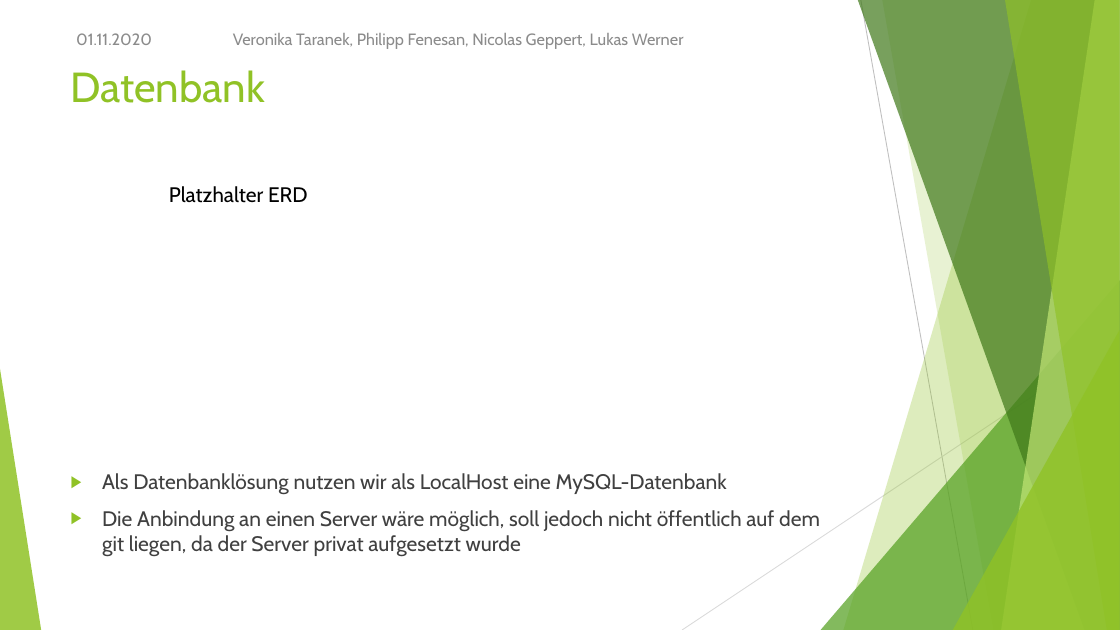
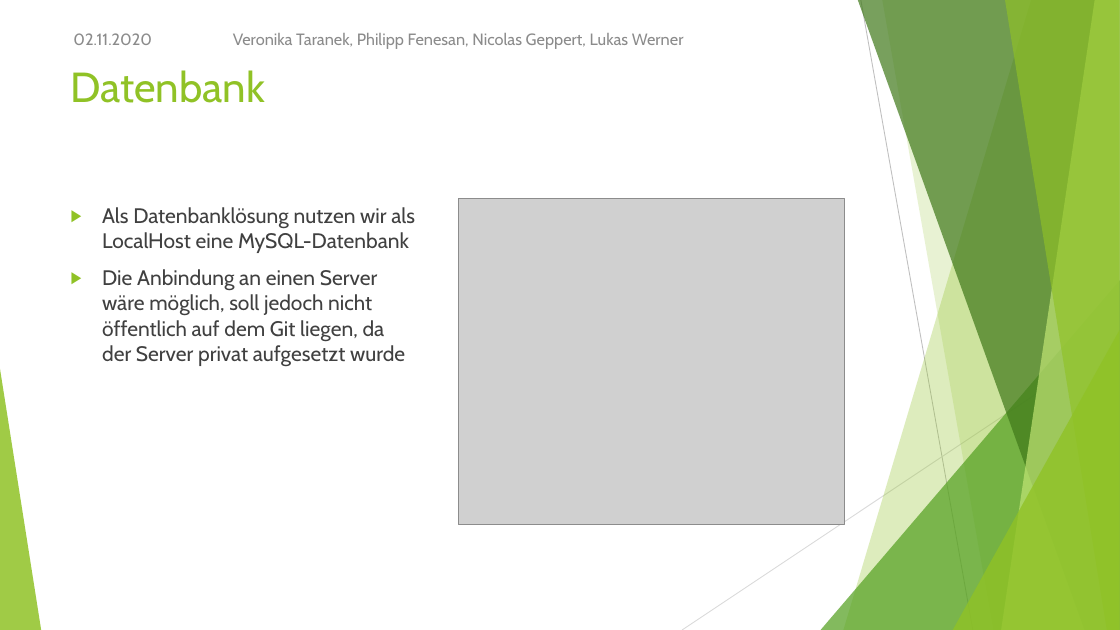
Before and after one commit to NicoGep/Programming_Project, a slide deck: slide 17 of presentation/wanderoo – Gruppe 3.pptx. Drawn at 1120x630 pixels with LibreOffice and Linux fonts; fonts in the diff are those of the drawing; grey boxes stand for pictures. Boxes give left, top, right and bottom in pixels: in the first picture for what was removed or moved away, otherwise in the second. Text is boxed around its words. In the diff, an @@ line names an element or a change of style, - is before the commit and + after.

```diff
--- a/presentation/wanderoo – Gruppe 3.pptx
+++ b/presentation/wanderoo – Gruppe 3.pptx
@@ text at (73, 33, 152, 45): text changed @@
-01.11.2020
+02.11.2020
@@ text "Als Datenbanklösung nutzen wir als ...": place and size @@
-text "Als Datenbanklösung nutzen wir als ..." at (102, 473, 820, 557)
+text "Als Datenbanklösung nutzen wir als ..." at (102, 207, 415, 366)
@@ text removed at (169, 186, 308, 203) @@
-Platzhalter ERD
@@ picture added at (458, 198, 844, 525) @@
@@ text at (102, 269, 405, 366): text changed @@
-▶ Die Anbindung an einen Server wäre möglich, soll jedoch nicht öffentlich auf dem git liegen, da der Server privat aufgesetzt wurde
+▶ Die Anbindung an einen Server wäre möglich, soll jedoch nicht öffentlich auf dem Git liegen, da der Server privat aufgesetzt wurde
```
Also in this commit, not shown: 13 other slides changed.
